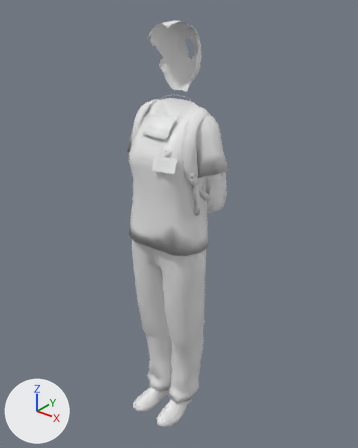
Renders of the OBJ model app/src/main/assets/models/player_sara.obj from each side of a commit.
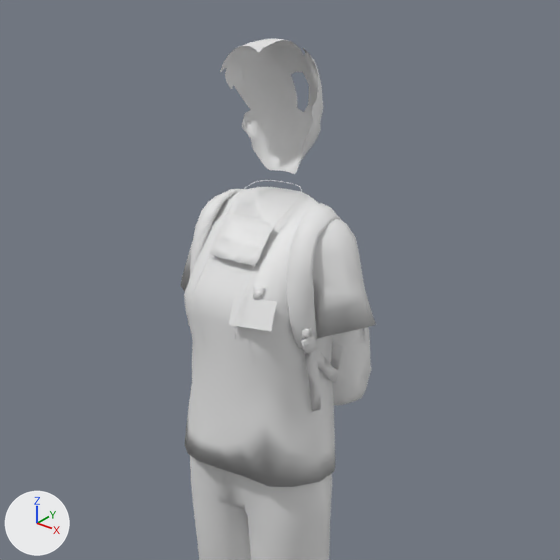
Each version is shown whole from a 50 mm camera at (1.235, -1.536, 1.943) aimed at (-0.015, 0.027, 0.974), then close up on the part from 9% to 91% of the width and 0% to 66% of the height. The axes (+X, +Y, +Z) are drawn at lower left. The lights are the same throughout. The older version's two pictures come first. Where no turn or scale is listed for an object, it has been applied to the vertices. Vertices at exactly the same position are counted once.

The older version as bpy lines, for what is in view:
```python
me_body = bpy.data.meshes.new('body')
me_body.from_pydata(...)  # 2634 vertices, 4875 faces; spans x -0.26..0.26, y -0.24..0.24, z 0.0..1.82
ob_body = bpy.data.objects.new('body', me_body)
ob_body.location = (0.0, 0.0, 0.0)
```
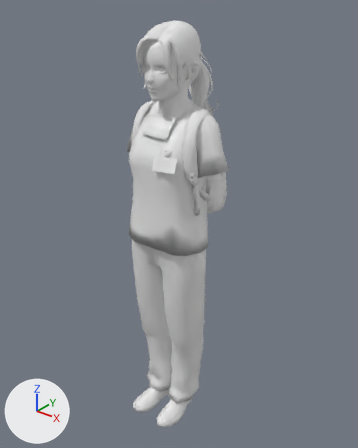
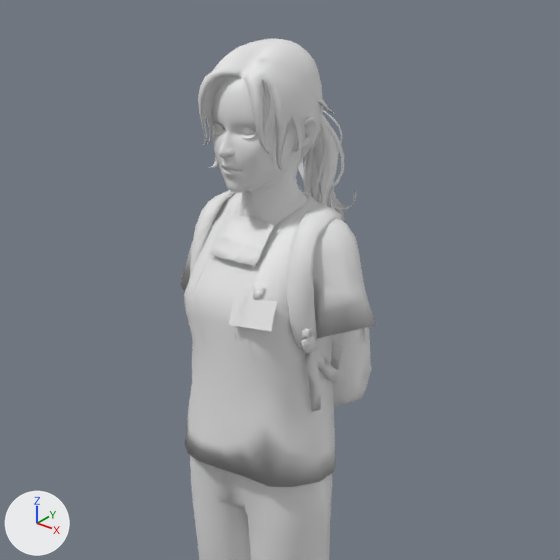
Boxes [x1, y1, x2, y2] around the edits, measured in the close-ups (560 x 560 px):
```json
{"part": 1, "of": "me_body", "change": "added", "after": [198, 40, 357, 225]}
```

The change, as JSON lines over the scene's bpy script:
```json
{"block": "me_body", "where": "# used by ob_body; location = (0.0, 0.0, 0.0)"}
{"op": "remove", "block": "me_body", "code": "me_body.from_pydata(...)  # 2634 vertices, 4875 faces; spans x -0.26..0.26, y -0.24..0.24, z 0.0..1.82"}
{"op": "add", "block": "me_body", "code": "me_body.from_pydata(...)  # 5852 vertices, 10352 faces; spans x -0.26..0.26, y -0.24..0.24, z 0.0..1.82"}
{"block": "me_body", "change": "me_body part 1: 3218 vertices added at x -0.12..0.11, y -0.17..0.22, z 1.32..1.81"}
```
